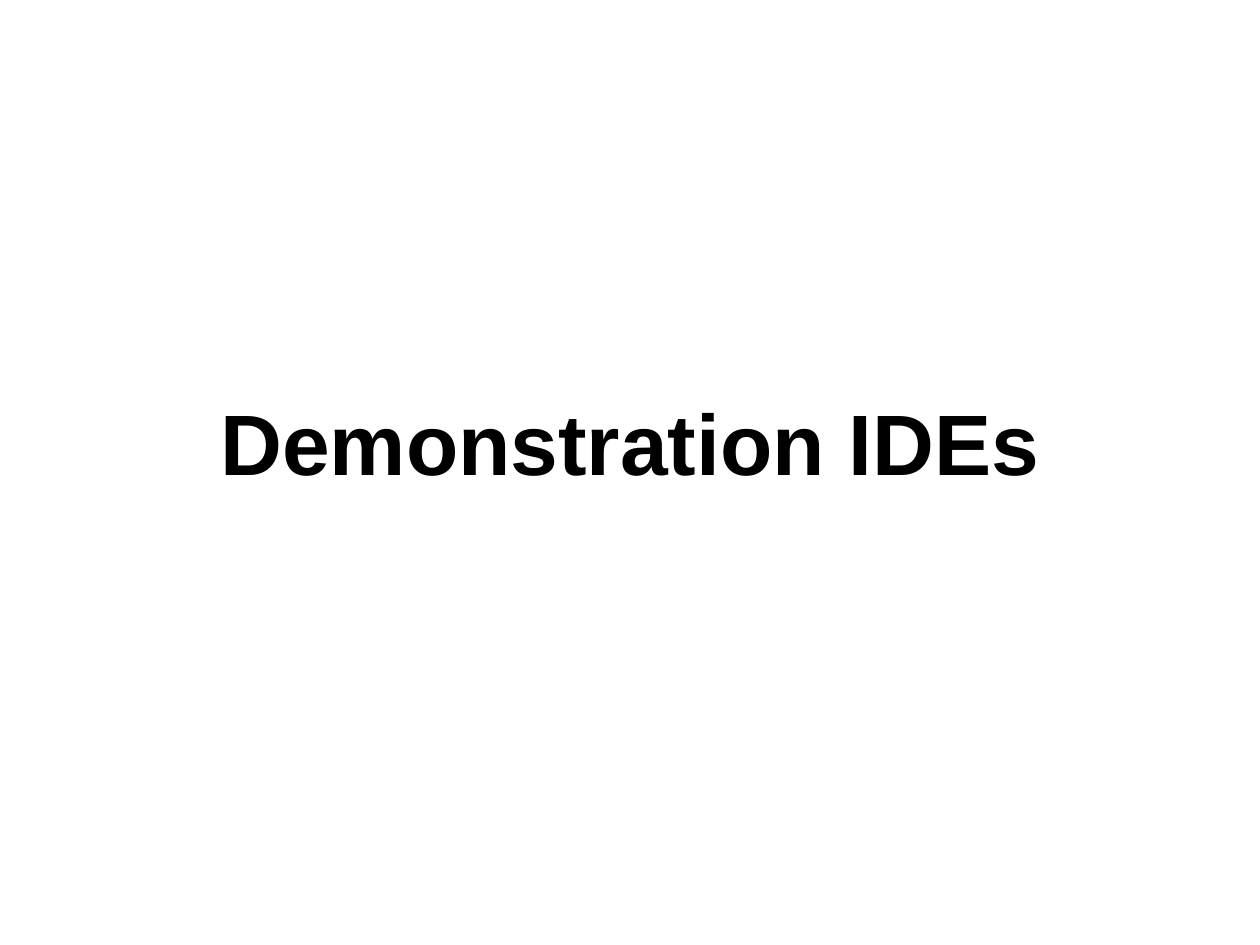
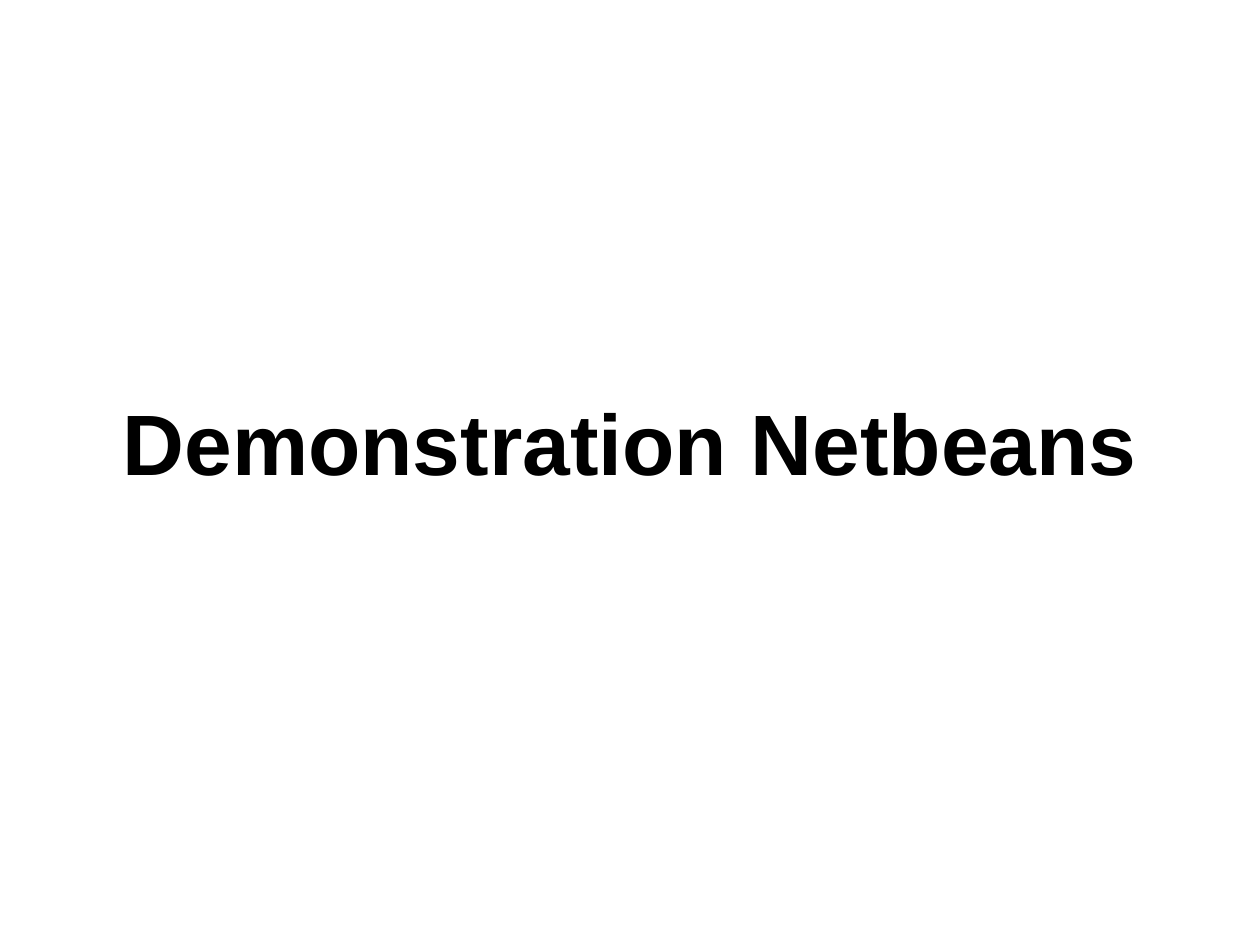
Before and after one commit to phdu/vorkurs, a slide deck: slide 24 of Tag_1/folien_tag_1.odp. Drawn at 1260x945 pixels with LibreOffice and Linux fonts; fonts in the diff are those of the drawing. Boxes give left, top, right and bottom in pixels: in the first picture for what was removed or moved away, otherwise in the second. Text is boxed around its words. In the diff, an @@ line names an element or a change of style, - is before the commit and + after.

```diff
--- a/Tag_1/folien_tag_1.odp
+++ b/Tag_1/folien_tag_1.odp
@@ subtitle at (123,413,1137,476): text changed @@
-Demonstration IDEs
+Demonstration Netbeans
```
Also in this commit, not shown: 11 other slides changed.
